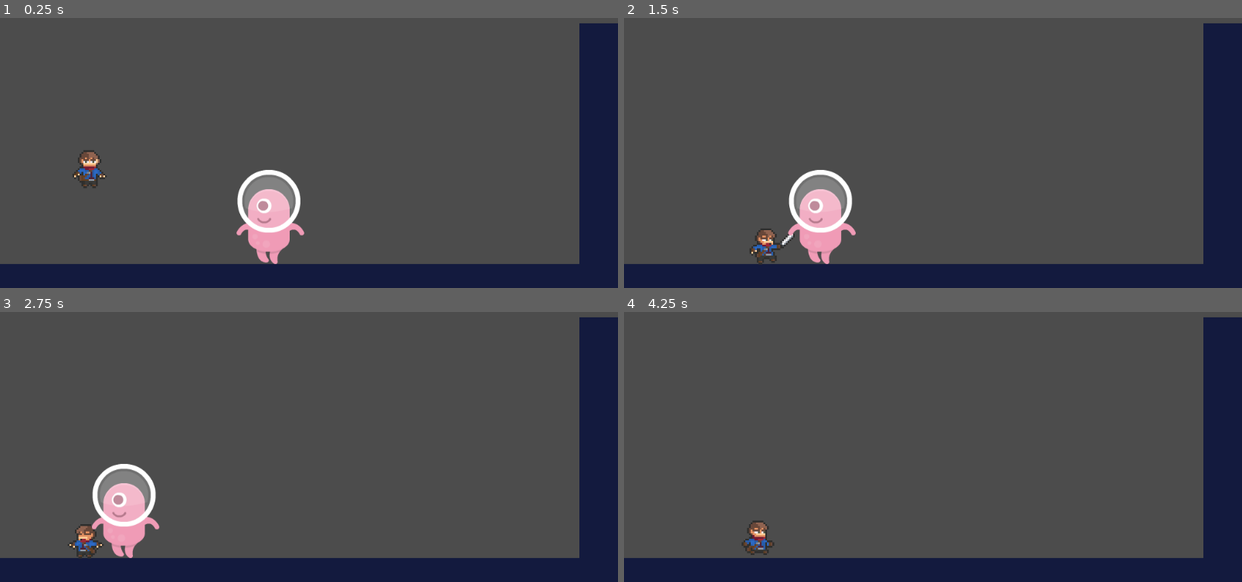
Above: before the commit, frames 1-4 (two rows, left to right).
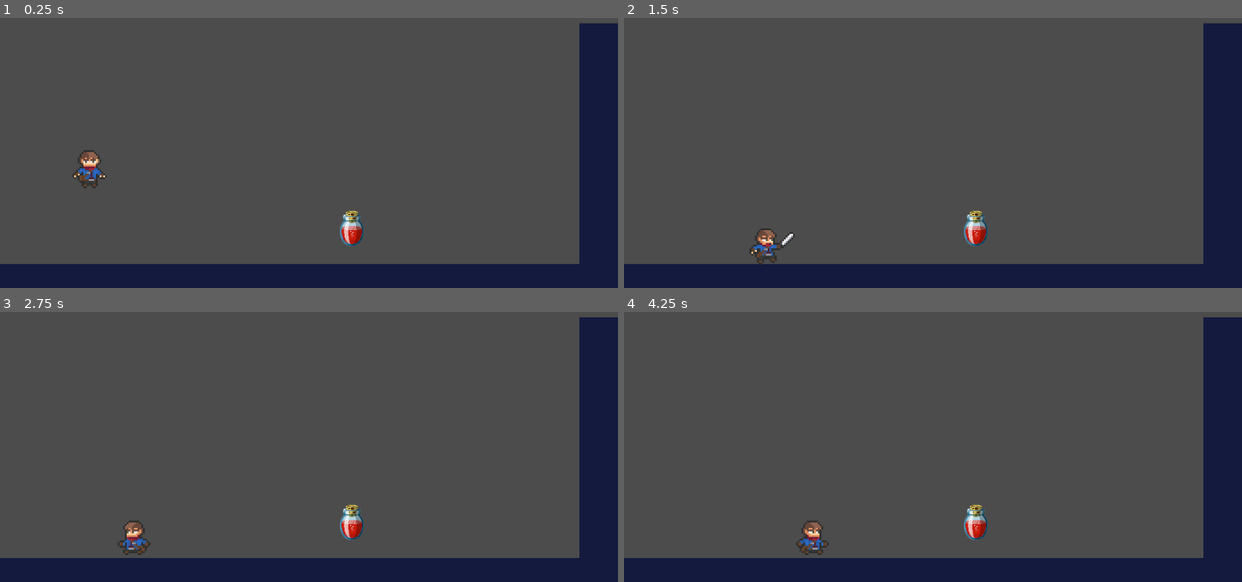
Above: after the commit, the same moments.

Repository: RodrigoSonego/the-beasts-call
Game: Godot game, scene res://scenes/TestLevel.tscn
Same seed, same stepped clock (60 frames per second), same inputs: the game is played once before the commit and once after it.
Inputs:
- Up to frame 1 (0.25 s): no input
- Up to frame 2 (1.5 s): hold Right (move_right) from 0.53 s (still down); tap Z (attack) at 0.6, 1.35 s; tap Up (jump) at 0.77 s
- Up to frame 3 (2.75 s): tap Up (jump) at 1.52 s; release Right (move_right) at 2.03 s; hold Left (move_left) from 2.03 s (still down); tap Z (attack) at 2.1 s
- Up to frame 4 (4.25 s): release Left (move_left) at 2.78 s; hold Right (move_right) from 2.78 s (still down); tap Z (attack) at 2.85, 3.6 s; tap Up (jump) at 3.02, 3.77 s

The runs differ from the first frame. In frame 1, 3.0% of the frame differs, in the area x 38-59%, y 56-92%; in frame 2, 3.0%; in frame 3, 3.5%, in the area x 11-59%, y 56-92%; in frame 4, 1.2%.

Commit message:
wip: healing with potion item

Diff:
--- a/project.godot
+++ b/project.godot
@@ -18,10 +18,16 @@
 "class": "Enemy",
 "language": "GDScript",
 "path": "res://scripts/Enemy.gd"
+}, {
+"base": "Actor",
+"class": "Player",
+"language": "GDScript",
+"path": "res://scripts/Player.gd"
 } ]
 _global_script_class_icons={
 "Actor": "",
-"Enemy": ""
+"Enemy": "",
+"Player": ""
 }
 
 [application]
--- /dev/null
+++ b/scenes/Items/Potion.tscn
@@ -0,0 +1,20 @@
+[gd_scene load_steps=4 format=2]
+
+[ext_resource path="res://sprites/items/TWW_Red_Potion_Artwork.png" type="Texture" id=1]
+[ext_resource path="res://scripts/HpPotion.gd" type="Script" id=2]
+
+[sub_resource type="RectangleShape2D" id=1]
+extents = Vector2( 26, 33 )
+
+[node name="Potion" type="Area2D"]
+collision_layer = 4
+script = ExtResource( 2 )
+
+[node name="Sprite" type="Sprite" parent="."]
+scale = Vector2( 0.0608828, 0.0608828 )
+texture = ExtResource( 1 )
+
+[node name="CollisionShape2D" type="CollisionShape2D" parent="."]
+shape = SubResource( 1 )
+
+[connection signal="area_entered" from="." to="." method="_on_Potion_area_entered" flags=6]
--- a/scenes/TestLevel.tscn
+++ b/scenes/TestLevel.tscn
@@ -2,7 +2,7 @@
 
 [ext_resource path="res://sprites/tileset.png" type="Texture" id=1]
 [ext_resource path="res://scenes/actors/Player.tscn" type="PackedScene" id=2]
-[ext_resource path="res://scenes/actors/Enemy.tscn" type="PackedScene" id=3]
+[ext_resource path="res://scenes/Items/Potion.tscn" type="PackedScene" id=3]
 
 [sub_resource type="ConvexPolygonShape2D" id=1]
 points = PoolVector2Array( 0, 0, 80, 0, 80, 80, 0, 80 )
@@ -42,5 +42,5 @@
 [node name="Player" parent="." instance=ExtResource( 2 )]
 position = Vector2( 147, 305 )
 
-[node name="enemy" parent="." instance=ExtResource( 3 )]
-position = Vector2( 517, 378 )
+[node name="Potion" parent="." instance=ExtResource( 3 )]
+position = Vector2( 583, 501 )
--- a/scenes/actors/Enemy.tscn
+++ b/scenes/actors/Enemy.tscn
@@ -8,11 +8,6 @@
 
 [sub_resource type="SpriteFrames" id=10]
 animations = [ {
-"frames": [ ExtResource( 1 ) ],
-"loop": true,
-"name": "parado",
-"speed": 5.0
-}, {
 "frames": [ ExtResource( 2 ) ],
 "loop": true,
 "name": "hit",
@@ -21,6 +16,11 @@
 "frames": [ ExtResource( 3 ), ExtResource( 5 ) ],
 "loop": true,
 "name": "andando",
+"speed": 5.0
+}, {
+"frames": [ ExtResource( 1 ) ],
+"loop": true,
+"name": "parado",
 "speed": 5.0
 } ]
 
--- a/scenes/actors/Player.tscn
+++ b/scenes/actors/Player.tscn
@@ -1,6 +1,6 @@
 [gd_scene load_steps=54 format=2]
 
-[ext_resource path="res://sprites/Adventurer Sprite Sheet v1.1.png" type="Texture" id=1]
+[ext_resource path="res://sprites/player/Adventurer Sprite Sheet v1.1.png" type="Texture" id=1]
 [ext_resource path="res://scripts/Player.gd" type="Script" id=2]
 
 [sub_resource type="RectangleShape2D" id=2]
@@ -300,10 +300,10 @@
 texture = ExtResource( 1 )
 hframes = 13
 vframes = 16
-frame = 12
+frame = 6
 
 [node name="AttackHitbox" type="Area2D" parent="SpritePivot/Sprite"]
-position = Vector2( 9.33333, 5.66667 )
+position = Vector2( 9.33333, 5.33334 )
 scale = Vector2( 0.5, 0.5 )
 collision_mask = 2
 __meta__ = {
--- /dev/null
+++ b/scripts/HpPotion.gd
@@ -0,0 +1,11 @@
+extends "res://scripts/Item.gd"
+
+export var heal_amount := 1
+
+func _on_Potion_area_entered(area):
+	var player_root = area.get_node("..")
+	if player_root is Player:
+		apply_effect(player_root)
+
+func apply_effect(player: Player):
+	player.heal(heal_amount)
--- /dev/null
+++ b/scripts/Item.gd
@@ -0,0 +1,4 @@
+extends Node
+
+func apply_effect(player: Player):
+	pass
--- a/scripts/Player.gd
+++ b/scripts/Player.gd
@@ -1,13 +1,14 @@
 extends Actor
+class_name Player
 
 var anim_state_machine: AnimationNodeStateMachinePlayback
 
 var current_state:= "idle" # TODO: se pa achar uma maneira melhor do que só string
 
-export var attack_knockback := 600.0
+export var attack_knockback := 500.0
 
 func _ready():
-	hp = max_hp
+	hp = 1
 	anim_state_machine = $AnimationTree.get("parameters/playback")
 
 func _physics_process(_delta):
@@ -83,6 +84,31 @@
 
 	anim_state_machine.travel("attack")
 
+func take_damage():
+	hp -= 1
+	print(hp)
+	if hp <= 0:
+		die()
+		return
+
+	anim_state_machine.travel("take_damage")
+
+func die():
+	anim_state_machine.travel("die")
+	$Hurtbox/CollisionShape2D.disabled = true
+
+func heal(amount: int):
+	if hp == max_hp:
+		return
+
+	print("healou")
+	if hp + amount > max_hp:
+		hp = max_hp
+		return
+
+	hp += amount
+
+	print(hp)
 
 func _on_AttackHitbox_area_entered(area):
 	if(area.is_in_group("enemy")):
@@ -95,18 +121,3 @@
 
 func _on_Hurtbox_area_entered(area):
 	take_damage()
-
-
-func take_damage():
-	hp -= 1
-	print(hp)
-	if hp <= 0:
-		die()
-		return
-
-	anim_state_machine.travel("take_damage")
-
-func die():
-	anim_state_machine.travel("die")
-	$Hurtbox/CollisionShape2D.disabled = true
-	#$AnimationTree.active = false
Binary file added: sprites/items/TWW_Red_Potion_Artwork.png
Not shown, added: sprites/items/TWW_Red_Potion_Artwork.png.import
Renamed: sprites/Adventurer Sprite Sheet v1.1.png -> sprites/player/Adventurer Sprite Sheet v1.1.png
Not shown, changed: sprites/player/Adventurer Sprite Sheet v1.1.png.import
